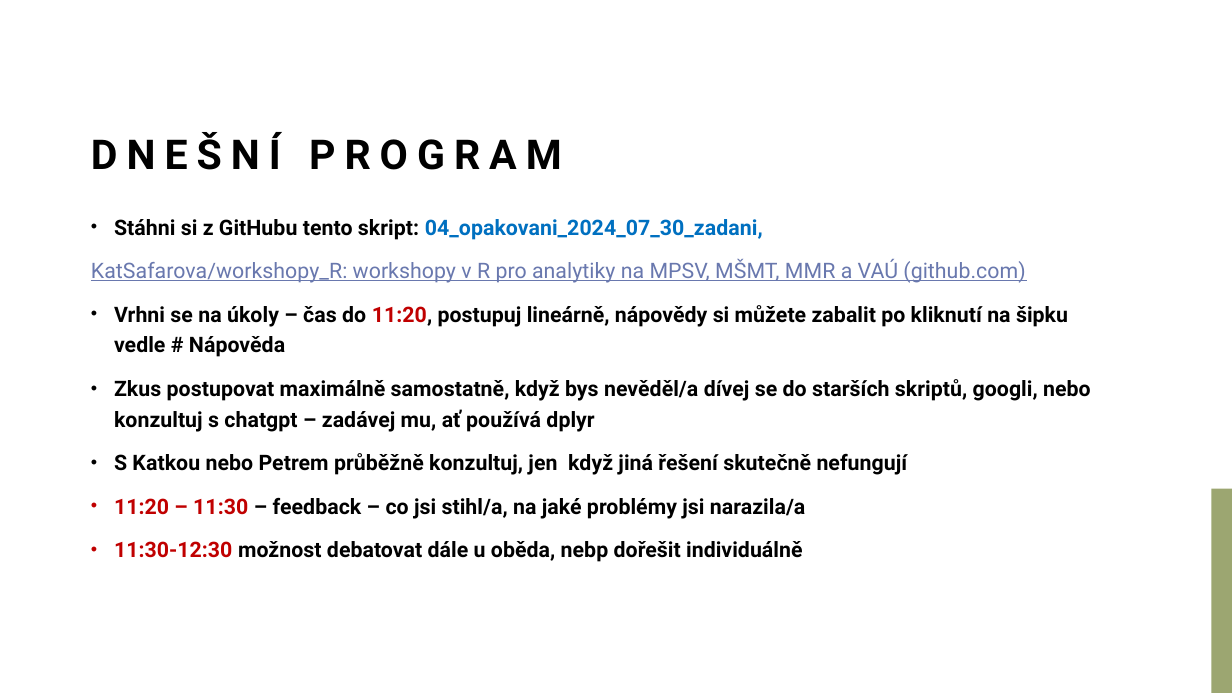
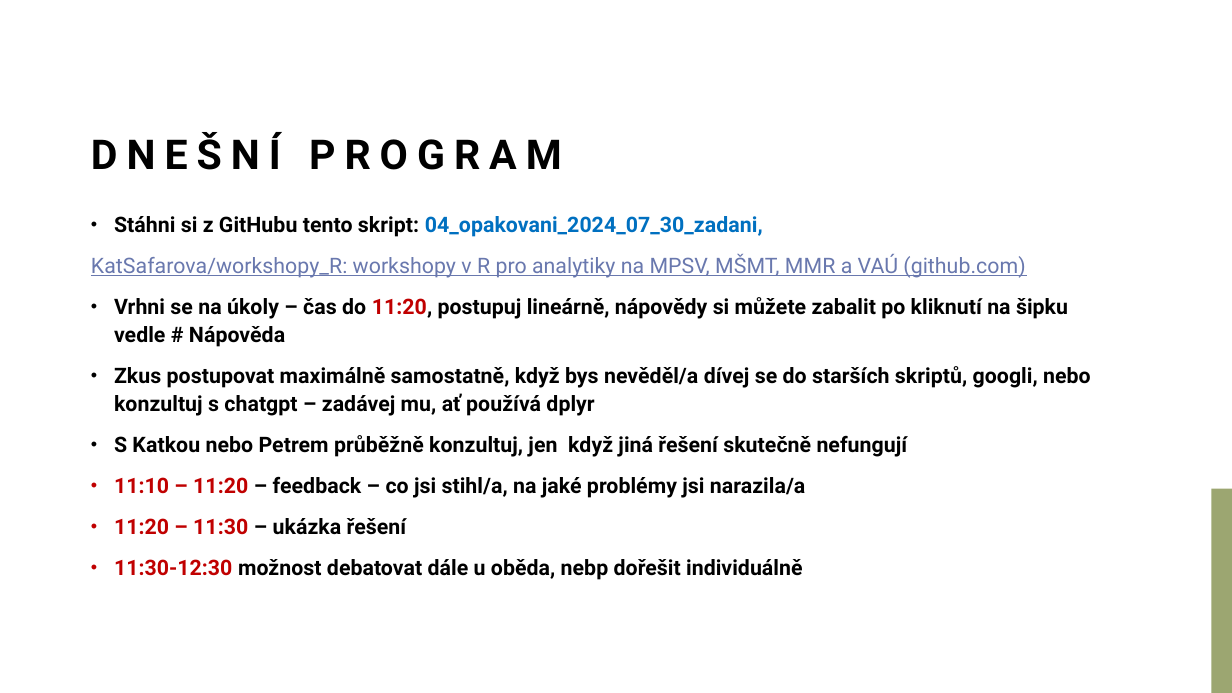
Before and after one commit to KatSafarova/workshopy_R, a slide deck: slide 9 of prezentace/03_opakovaci_workshop_v_R_prezentace.pptx. Drawn at 1232x693 pixels with LibreOffice and Linux fonts; fonts in the diff are those of the drawing; background and template pictures are left out. Boxes give left, top, right and bottom in pixels: in the first picture for what was removed or moved away, otherwise in the second. Text is boxed around its words. In the diff, an @@ line names an element or a change of style, - is before the commit and + after.

Commit message:
řešení a upravená prezentace

```diff
--- a/prezentace/03_opakovaci_workshop_v_R_prezentace.pptx
+++ b/prezentace/03_opakovaci_workshop_v_R_prezentace.pptx
@@ text at (91,216,1091,580): line spacing 1.2 to 1.1 @@
@@ text at (114,476,806,535): text changed @@
-• 11:20 – 11:30 – feedback – co jsi stihl/a, na jaké problémy jsi narazila/a
+• 11:10 – 11:20 – feedback – co jsi stihl/a, na jaké problémy jsi narazila/a
+• 11:20 – 11:30 – ukázka řešení
```
Also in this commit, not shown: 1 other file.
